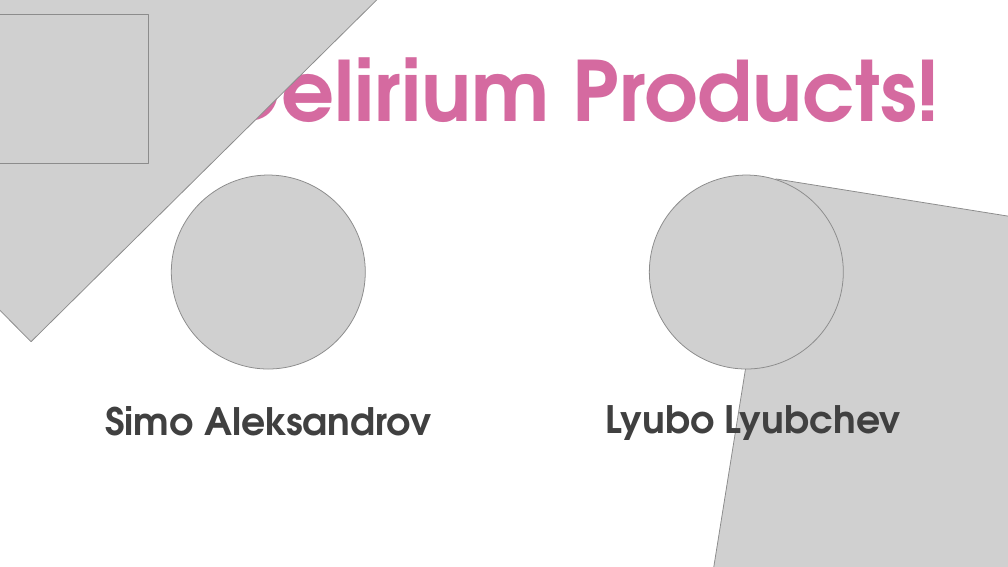
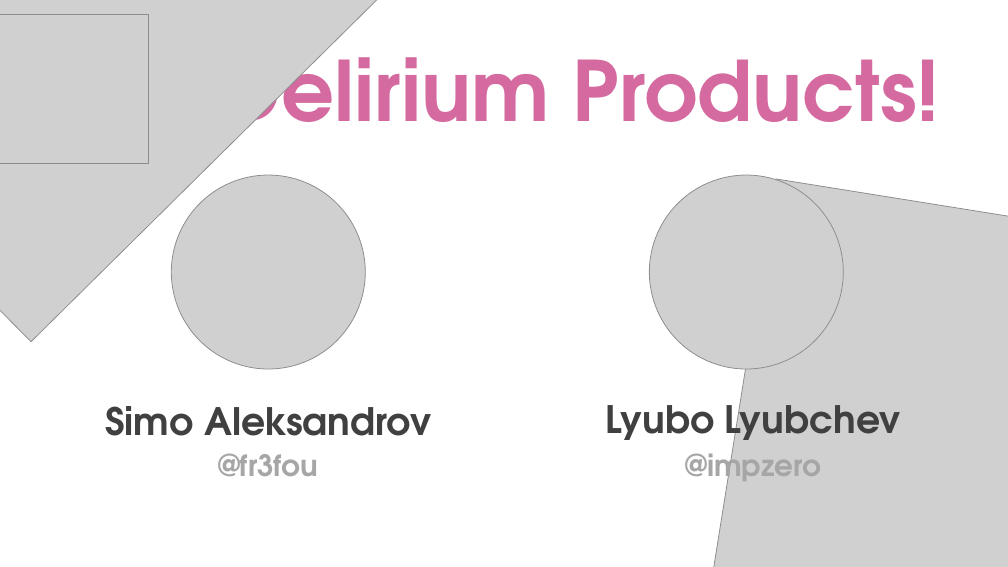
Before and after one commit to DeliriumProducts/luncher-box, a slide deck: slide 14 of presentation/softuniada/presentation.pptx (slide 13 before the commit). Drawn at 1008x567 pixels with LibreOffice and Linux fonts; fonts in the diff are those of the drawing; grey boxes stand for pictures. Boxes give left, top, right and bottom in pixels: in the first picture for what was removed or moved away, otherwise in the second. Text is boxed around its words. In the diff, an @@ line names an element or a change of style, - is before the commit and + after.

```diff
--- a/presentation/softuniada/presentation.pptx
+++ b/presentation/softuniada/presentation.pptx
@@ text added at (685,444,821,489), 28 pt, text #A6A6A6, bold @@
+@impzero
@@ text added at (218,453,318,476), 28 pt, text #A6A6A6, bold @@
+@fr3fou
```
Also in this commit, not shown: 3 other slides changed, 2 slides added, 1 slide removed, 2 other files.
